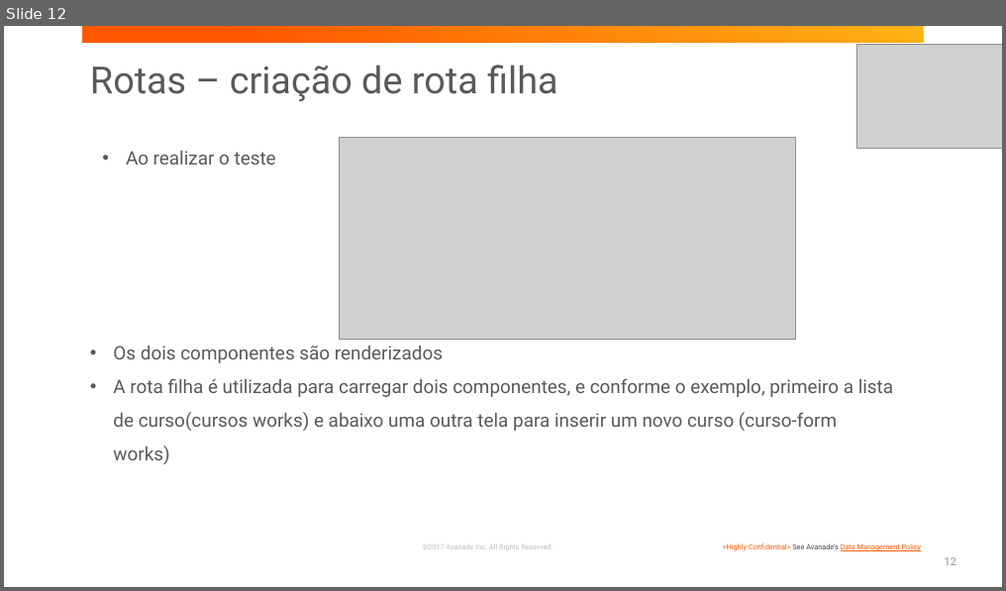
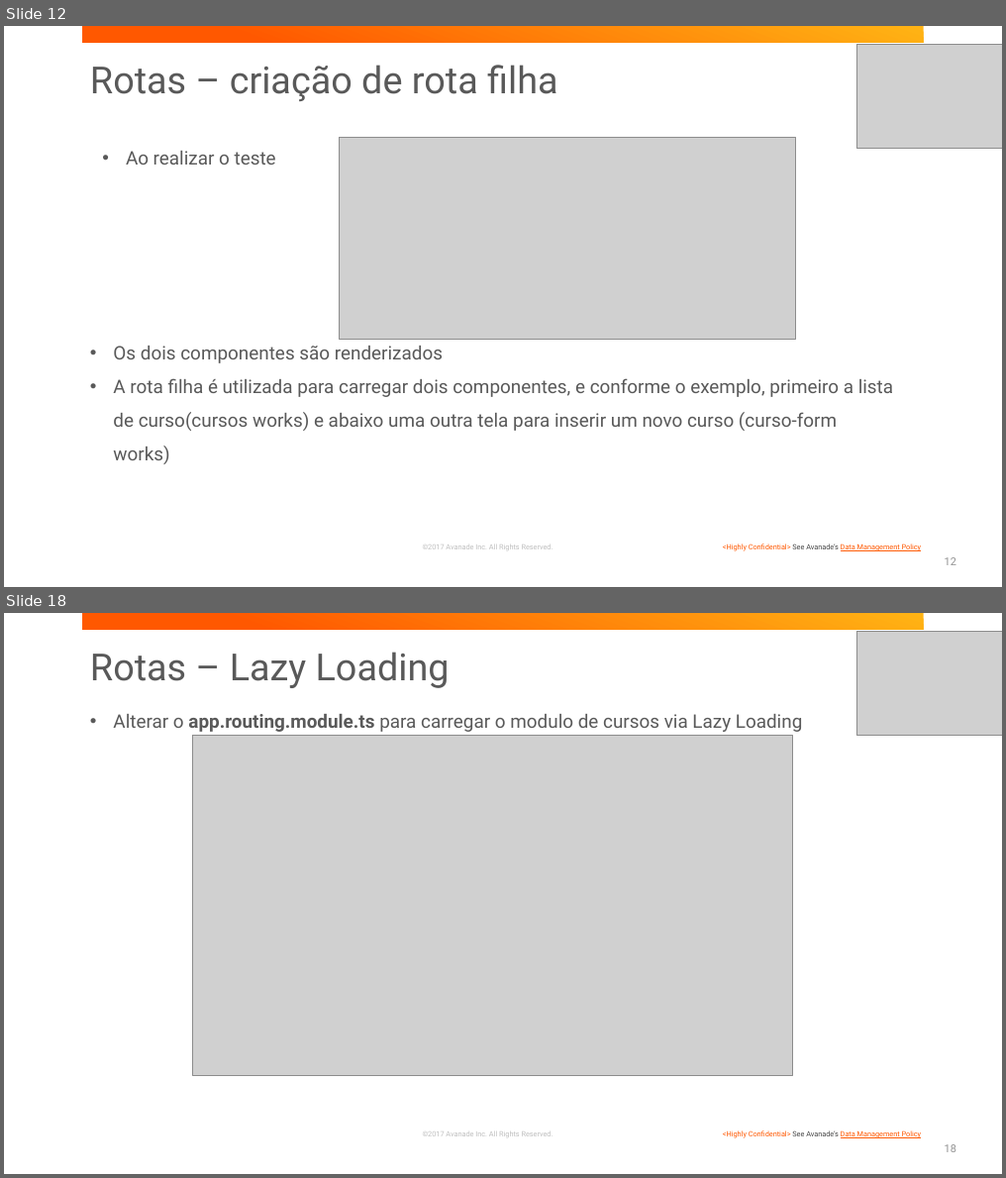
Before and after one commit to BootCampAvanSanAnder/BootCampSantander, a slide deck: presentations/TreinamentoAngular.pptx. Shown one above the other, each under a label of ours: slide 12 before the commit, slides 12 and 18 after it; the slides between them are not shown. The pictures are 1006x591 and 1006x1178 pixels, drawn with LibreOffice and Linux fonts; fonts in the diff are those of the drawing; grey boxes stand for pictures; background and template pictures are left out. Boxes give left, top, right and bottom in pixels: in the first picture for what was removed or moved away, otherwise in the second. Text is boxed around its words. In the diff, an @@ line names an element or a change of style, - is before the commit and + after.

Commit message:
Lazy Loading - criacao do modulo e routing de cursos

```diff
--- a/presentations/TreinamentoAngular.pptx
+++ b/presentations/TreinamentoAngular.pptx
@@ slide 18 added at (x1=4, y1=613, x2=1002, y2=1174), background #FFFFFF; not listed: 3 template elements that a slide beside it also shows @@
@@ picture added at (x1=856, y1=631, x2=1002, y2=736) @@
@@ title added at (x1=90, y1=652, x2=450, y2=688), 36 pt, text #595959 @@
+Rotas – Lazy Loading
@@ text added at (x1=113, y1=714, x2=802, y2=732), 18 pt, text #595959 @@
+• Alterar o app.routing.module.ts para carregar o modulo de cursos via Lazy Loading
@@ picture added at (x1=192, y1=736, x2=792, y2=1075) @@
@@ page number added at (x1=944, y1=1145, x2=956, y2=1153), 10.5 pt, text #939393 @@
+18
```
Also in this commit, not shown: 6 other slides added, 4 other files.
